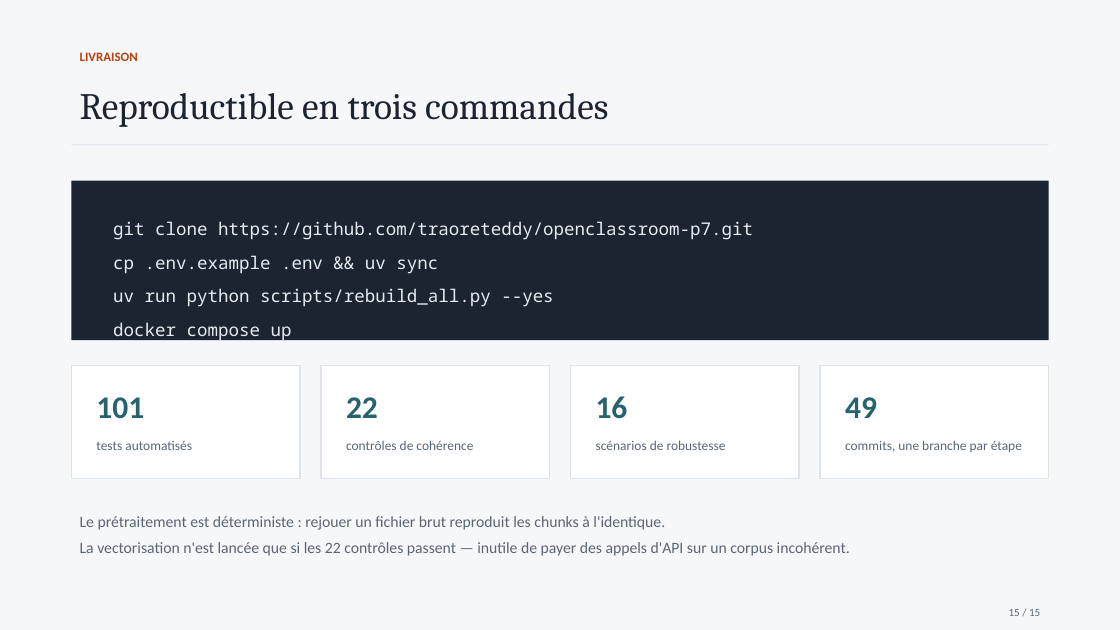
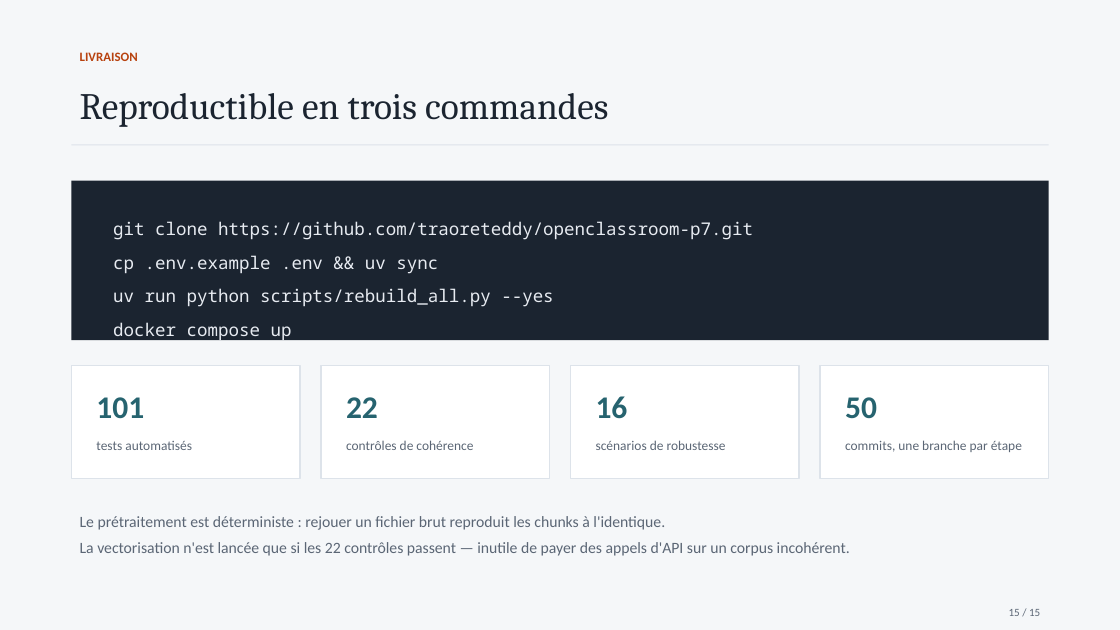
Before and after one commit to traoreteddy/openclassroom-p7, a slide deck: slide 15 of docs/soutenance-puls-events-rag.pptx. Drawn at 1120x630 pixels with LibreOffice and Linux fonts; fonts in the diff are those of the drawing. Boxes give left, top, right and bottom in pixels: in the first picture for what was removed or moved away, otherwise in the second. Text is boxed around its words. In the diff, an @@ line names an element or a change of style, - is before the commit and + after.

```diff
--- a/docs/soutenance-puls-events-rag.pptx
+++ b/docs/soutenance-puls-events-rag.pptx
@@ text at [845, 397, 877, 418]: text changed @@
-49
+50
```
Also in this commit, not shown: 5 other files.
